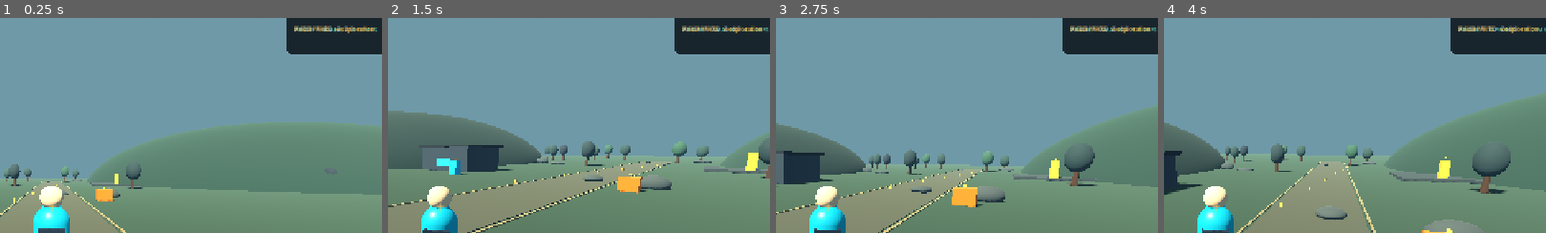
Above: before the commit, frames 1-4 (left to right).
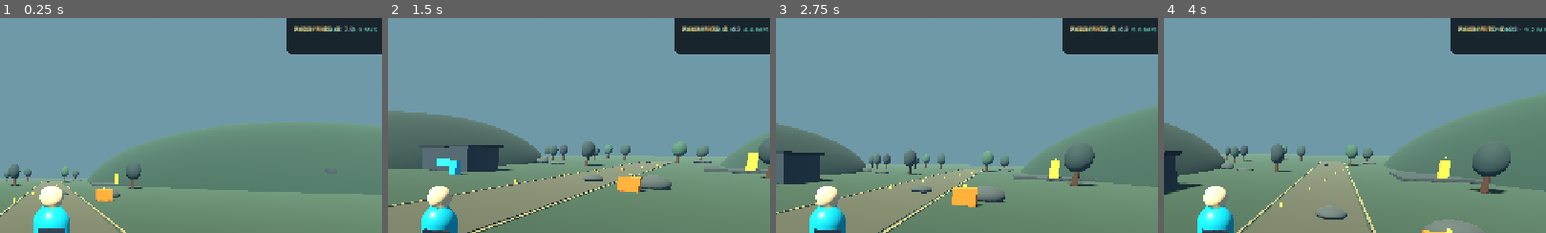
Above: after the commit, the same moments.

Repository: akcizur/as
Game: Godot game, scene res://scenes/main.tscn
Two runs of this game, one before a commit and one after it. Both use one fixed random seed, a clock stepped at 60 frames per second and the inputs below.
Inputs (mouse positions are % of the whole screen's width and height, from its top left):
- Up to frame 1 (0.25 s): no input
- Up to frame 2 (1.5 s): tap Enter at 0.5 s; move the mouse to (72, 45) at 0.52 s; hold D (move_right) 0.53-1.28 s; tap E (interact) at 0.6 s; click (72, 45) at 0.67 s; tap Space (jump) at 0.77 s; move the mouse to (45, 50) at 1.27 s; hold W (move_forward) from 1.28 s (still down); tap Shift (run) at 1.35 s
- Up to frame 3 (2.75 s): keep holding W (move_forward); tap Space (jump) at 1.52 s; move the mouse to (52, 48) at 2.02 s; tap B (spawn_crate) at 2.1 s
- Up to frame 4 (4 s): keep holding W (move_forward); move the mouse to (49, 52) at 2.77 s; tap E (interact) at 2.85 s; click (49, 52) at 2.92 s; tap Space (jump) at 3.02, 3.77 s; move the mouse to (57, 51) at 3.52 s; hold Shift (run) from 3.53 s (still down)
The pictures show only the part of the screen within x 43-93%, y 6-56%; the shares and areas given below are measured in that part.

The runs differ from the first frame. In frame 1, 0.2% of the frame differs, in the area x 88-98%, y 3-8%; in frame 2, 0.2%; in frame 3, 0.2%; in frame 4, 0.2%.

Commit message:
fix(v2.1): show live sandbox resource counter

Diff:
--- a/godot/scripts/hud.gd
+++ b/godot/scripts/hud.gd
@@ -5,6 +5,7 @@
 var prompt_label: Label
 var notice_label: Label
 var objective_label: Label
+var resource_label: Label
 var notice_timer: float = 0.0
 
 func _ready() -> void:
@@ -27,7 +28,7 @@
 	top_right.add_child(telemetry_label)
 	position_label = _make_label("X 0.0   Y 0.0   Z 0.0", 10, Color(0.72, 0.8, 0.88))
 	top_right.add_child(position_label)
-	var resource_label := _make_label("FIELD PARTS   ∞ exploration", 10, Color(0.96, 0.72, 0.28))
+	resource_label = _make_label("FIELD PARTS   0", 10, Color(0.96, 0.72, 0.28))
 	resource_label.name = "ResourceLine"
 	top_right.add_child(resource_label)
 
@@ -129,6 +130,10 @@
 	if is_instance_valid(objective_label):
 		objective_label.text = "OBJECTIVE   " + message
 
+func set_resource_count(count: int) -> void:
+	if is_instance_valid(resource_label):
+		resource_label.text = "FIELD PARTS   %d" % count
+
 func _process(delta: float) -> void:
 	if notice_timer > 0.0:
 		notice_timer -= delta
